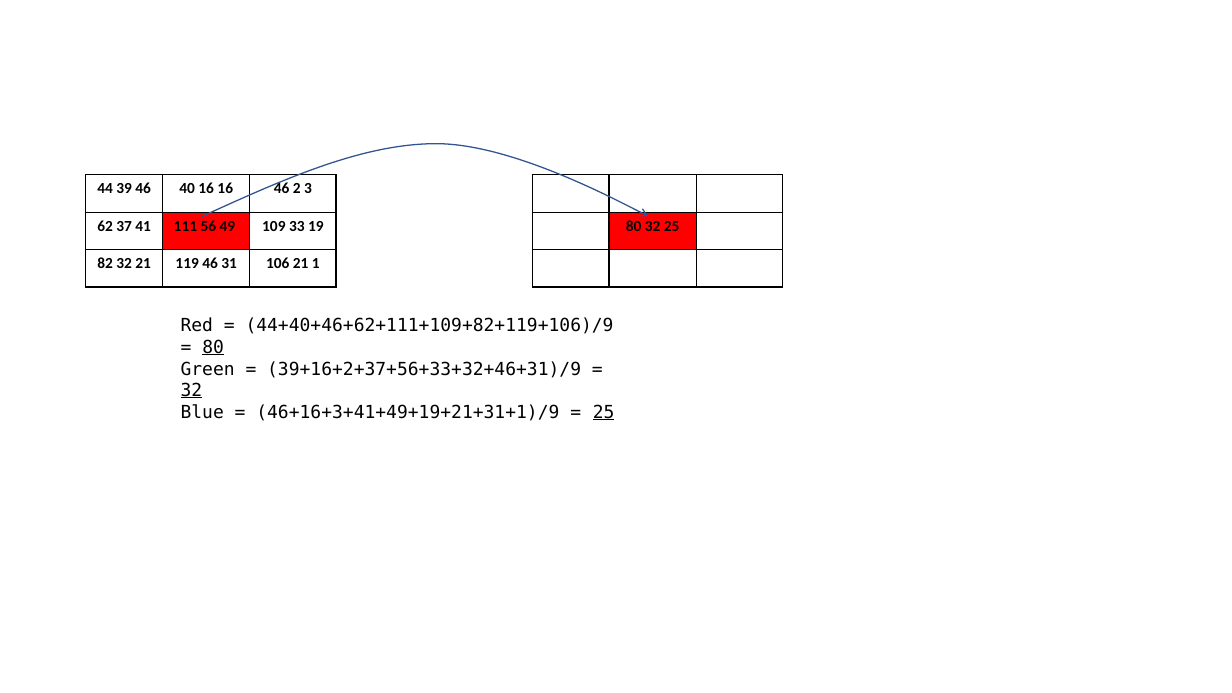
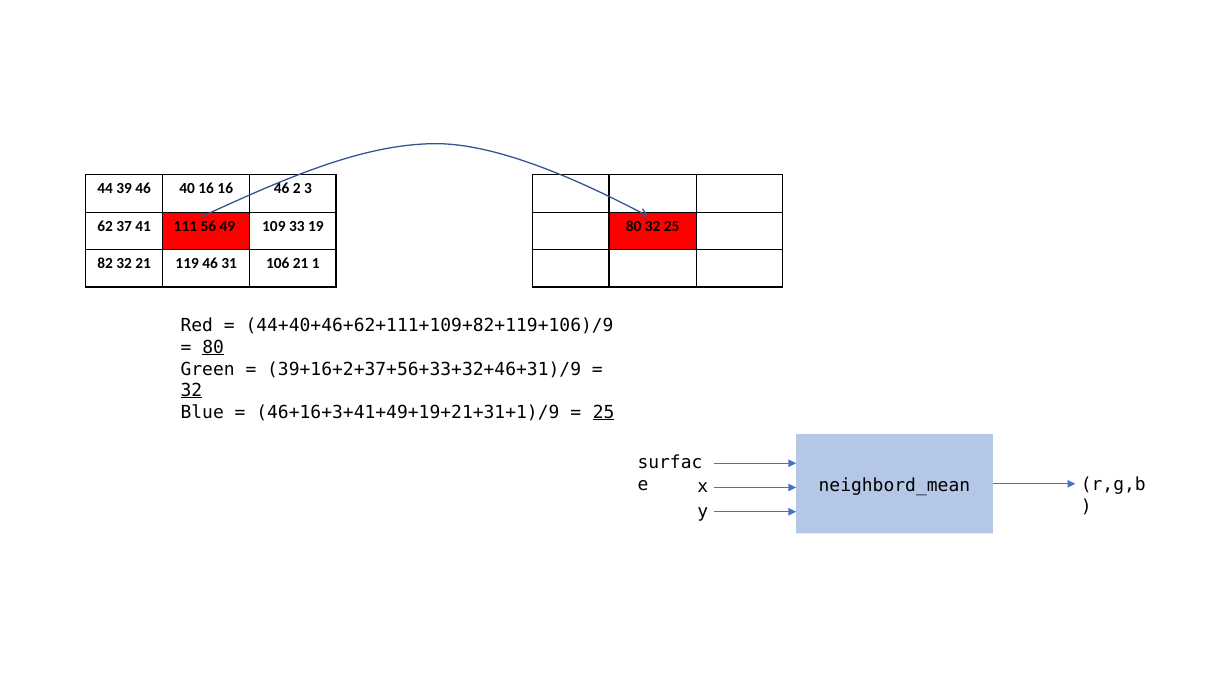
Before and after one commit to edharcourt/CS140, a slide deck: slide 18 of images/pygame_rect_window.pptx. Drawn at 1232x693 pixels with LibreOffice and Linux fonts; fonts in the diff are those of the drawing. Boxes give left, top, right and bottom in pixels: in the first picture for what was removed or moved away, otherwise in the second. Text is boxed around its words. In the diff, an @@ line names an element or a change of style, - is before the commit and + after.

Commit message:
more mean filtering

```diff
--- a/images/pygame_rect_window.pptx
+++ b/images/pygame_rect_window.pptx
@@ group added at <box>628,434,1146,534</box>: 4 arrows, 4 texts, 1 rectangle @@
+neighbord_mean
+surface
+x
+y
+(r,g,b)
```
Also in this commit, not shown: 1 slide added, 4 other files.
